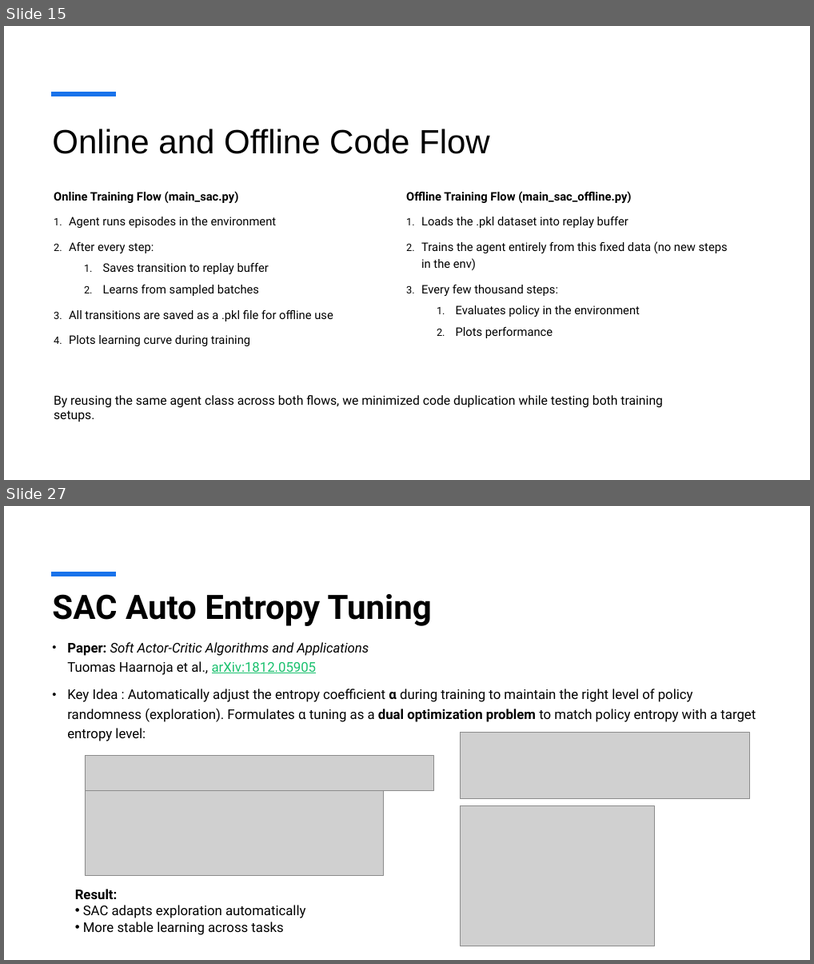
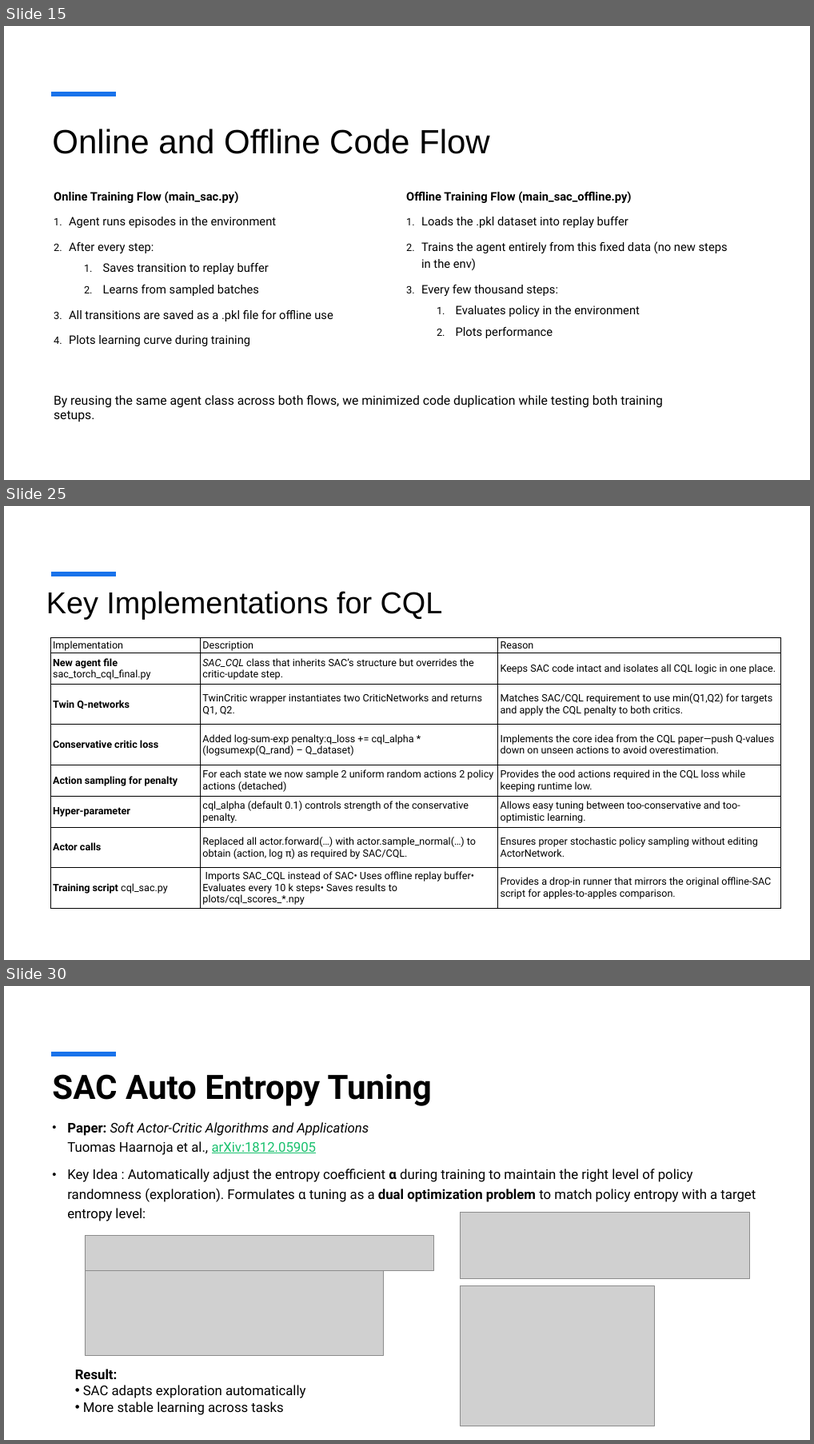
Before and after one commit to viszwak/rl-sample-efficiency, a slide deck: investigations/presentation/SAC.pptx. Shown one above the other, each under a label of ours: slides 15 and 27 before the commit, slides 15, 25 and 30 after it; the slides between them are not shown. The pictures are 814x964 and 814x1444 pixels, drawn with LibreOffice and Linux fonts; fonts in the diff are those of the drawing; grey boxes stand for pictures. Boxes give left, top, right and bottom in pixels: in the first picture for what was removed or moved away, otherwise in the second. Text is boxed around its words. In the diff, an @@ line names an element or a change of style, - is before the commit and + after.

```diff
--- a/investigations/presentation/SAC.pptx
+++ b/investigations/presentation/SAC.pptx
@@ slide 25 added at (x1=4, y1=506, x2=810, y2=960), background #FFFFFF; not listed: 1 template element that a slide beside it also shows @@
@@ title added at (x1=46, y1=591, x2=443, y2=620), 36 pt, text #000000 @@
+Key Implementations for CQL
@@ table added at (x1=50, y1=638, x2=782, y2=908), 8 rows, 3 columns @@
+Implementation | Description | Reason
+New agent file sac_torch_cql_final.py | SAC_CQL class that inherits SAC’s structure but overrides the critic-update step. | Keeps SAC code intact and isolates all CQL logic in one place.
+Twin Q-networks | TwinCritic wrapper instantiates two CriticNetworks and returns Q1, Q2. | Matches SAC/CQL requirement to use min(Q1,Q2) for targets and apply the CQL penalty to both critics.
+Conservative critic loss | Added log-sum-exp penalty:q_loss += cql_alpha * (logsumexp(Q_rand) – Q_dataset) | Implements the core idea from the CQL paper—push Q-values down on unseen actions to avoid overestimation.
+Action sampling for penalty | For each state we now sample 2 uniform random actions 2 policy actions (detached) | Provides the ood actions required in the CQL loss while keeping runtime low.
+Hyper-parameter | cql_alpha (default 0.1) controls strength of the conservative penalty. | Allows easy tuning between too-conservative and too-optimistic learning.
+Actor calls | Replaced all actor.forward(…) with actor.sample_normal(…) to obtain (action, log π) as required by SAC/CQL. | Ensures proper stochastic policy sampling without editing ActorNetwork.
+Training script cql_sac.py | Imports SAC_CQL instead of SAC• Uses offline replay buffer• Evaluates every 10 k steps• Saves results to plots/cql_scores_*.npy | Provides a drop-in runner that mirrors the original offline-SAC script for apples-to-apples comparison.
@@ what was slide 27 is now slide 30 @@
```
Also in this commit, not shown: 3 slides changed, 11 other slides added, 9 slides removed, 1 other file.
